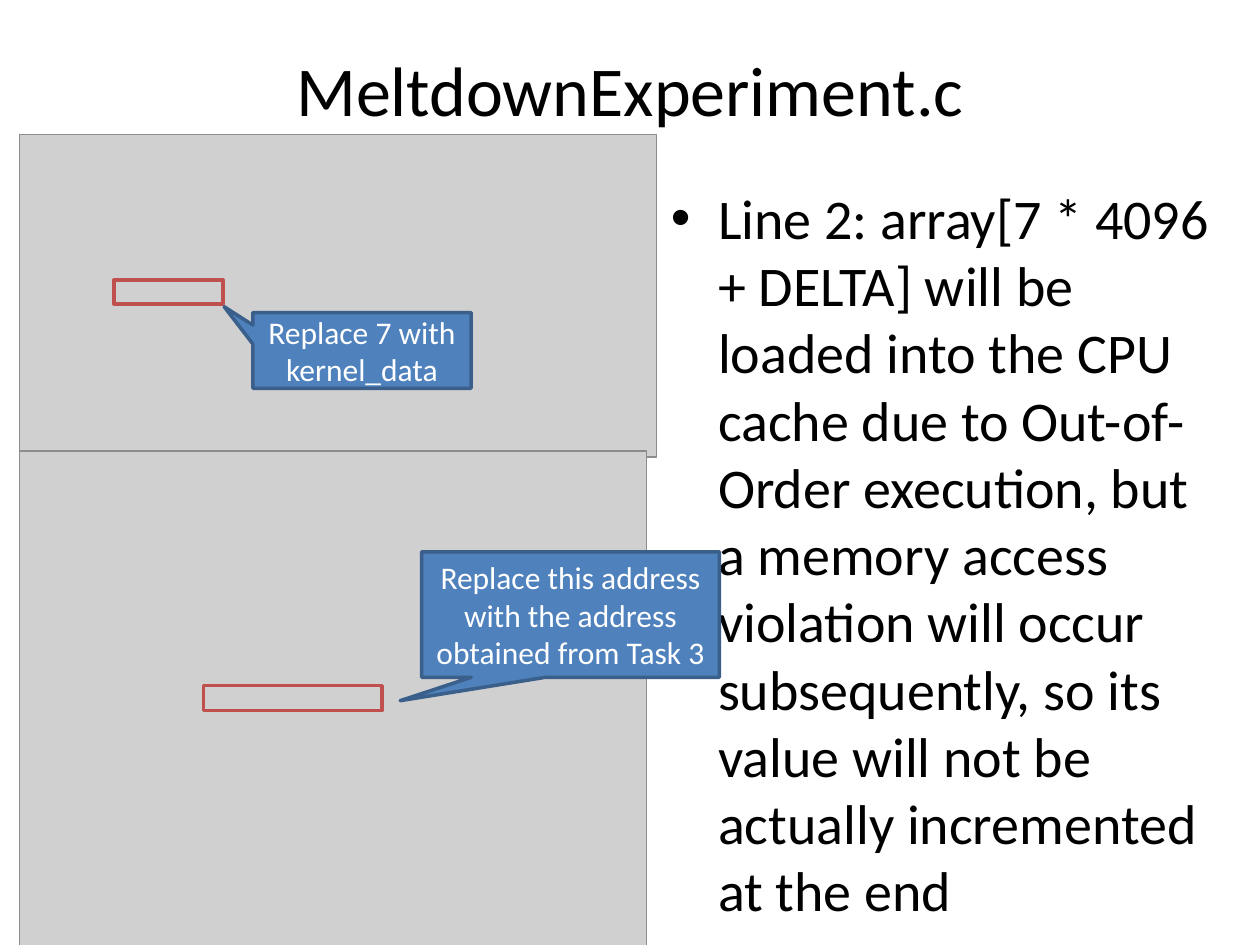
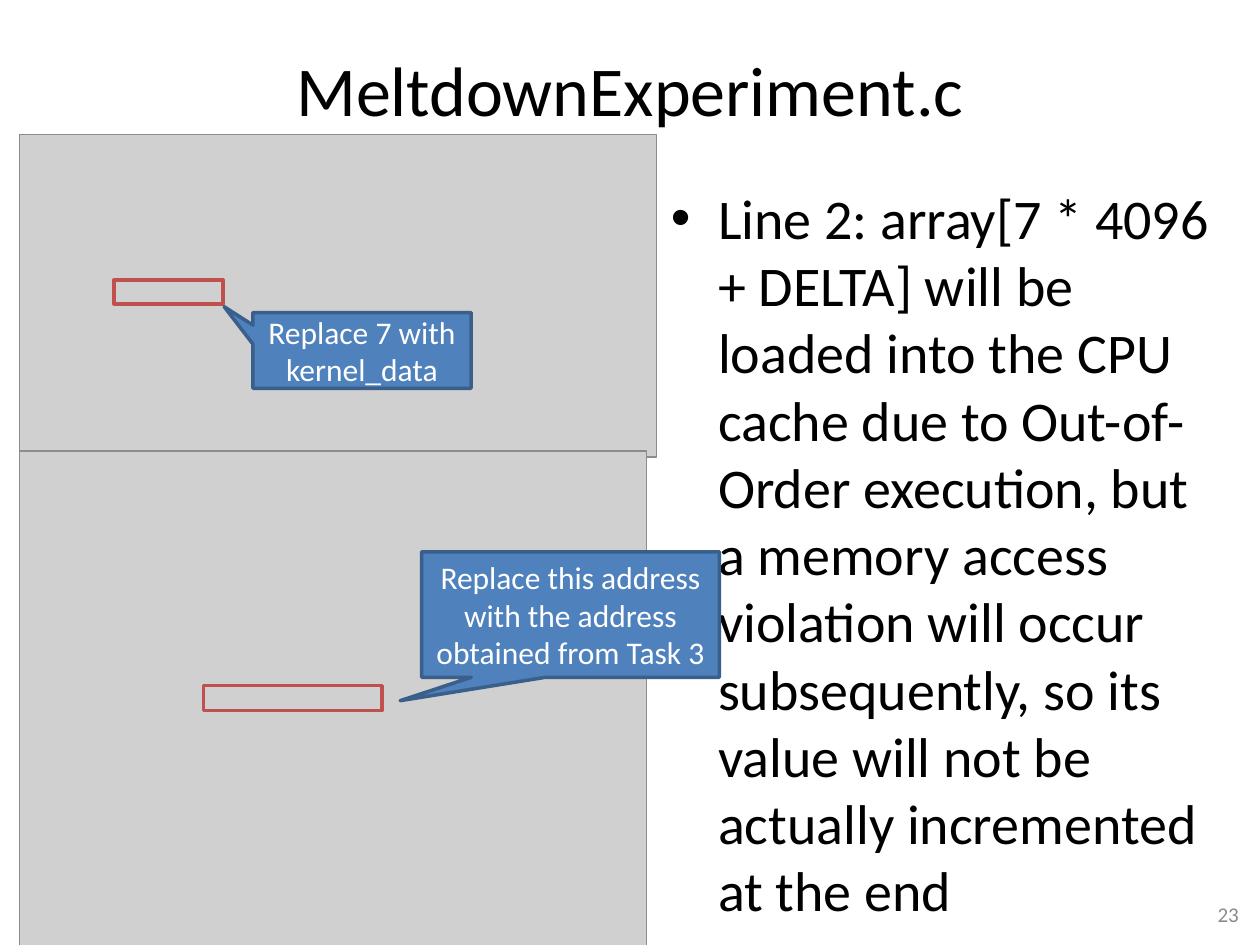
Before and after one commit to gulaoshi/gu.github.io, a slide deck: slide 23 of InfoSec/PPTs/Labs/Lab5-6-Meltdown&Spectre.pptx (slide 24 before the commit). Drawn at 1260x945 pixels with LibreOffice and Linux fonts; fonts in the diff are those of the drawing; grey boxes stand for pictures. Boxes give left, top, right and bottom in pixels: in the first picture for what was removed or moved away, otherwise in the second. Text is boxed around its words. In the diff, an @@ line names an element or a change of style, - is before the commit and + after.

```diff
--- a/InfoSec/PPTs/Labs/Lab5-6-Meltdown&Spectre.pptx
+++ b/InfoSec/PPTs/Labs/Lab5-6-Meltdown&Spectre.pptx
@@ page number added at [1218,908,1239,922], 12 pt, text #8C8C8C @@
+23
```
Also in this commit, not shown: 44 other slides changed, 1 slide removed.
